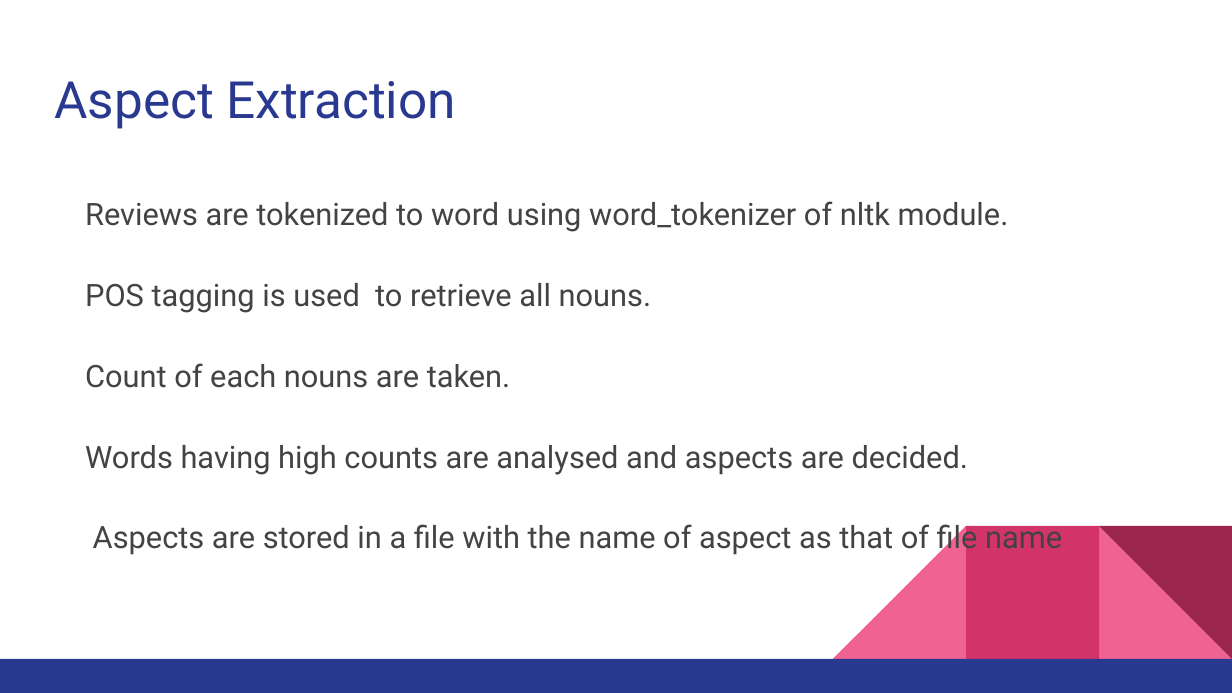
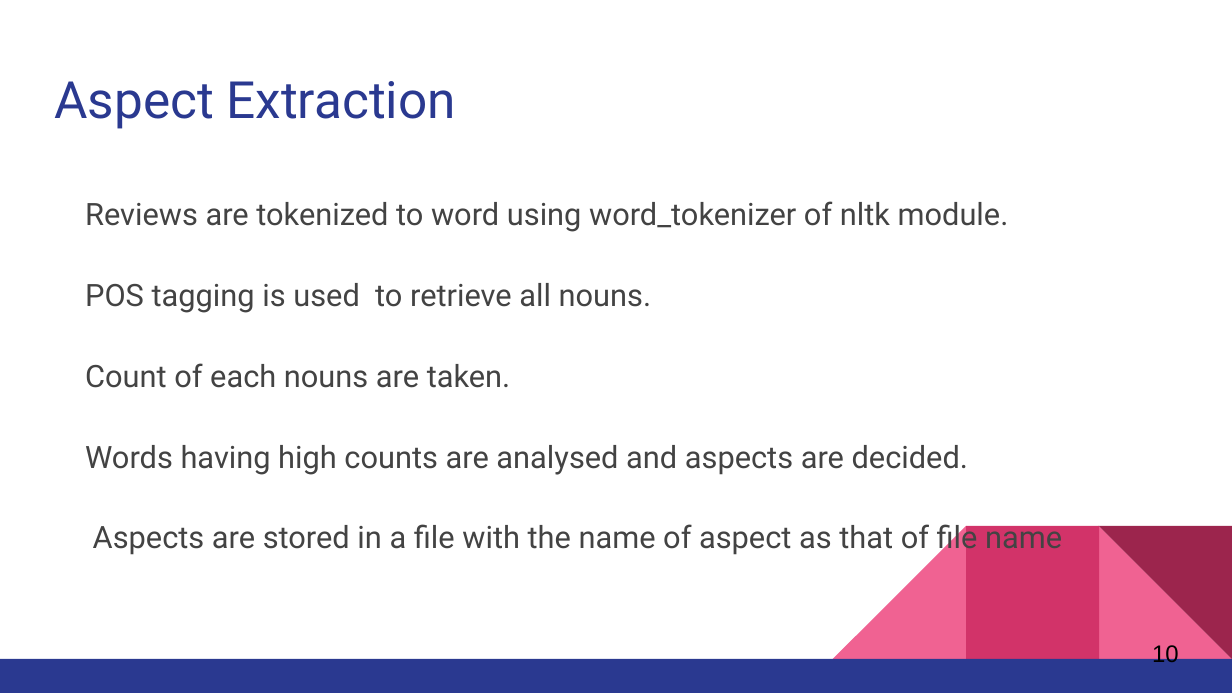
Before and after one commit to pranavshenoy/job_analysis, a slide deck: slide 10 of Presentation/final_presentation.pptx. Drawn at 1232x693 pixels with LibreOffice and Linux fonts; fonts in the diff are those of the drawing. Boxes give left, top, right and bottom in pixels: in the first picture for what was removed or moved away, otherwise in the second. Text is boxed around its words. In the diff, an @@ line names an element or a change of style, - is before the commit and + after.

```diff
--- a/Presentation/final_presentation.pptx
+++ b/Presentation/final_presentation.pptx
@@ page number added at <box>1152,643,1179,668</box>, 14 pt, text #000000 @@
+10
```
Also in this commit, not shown: 27 other slides changed, 1 slide added, 1 slide removed, 1 other file.
